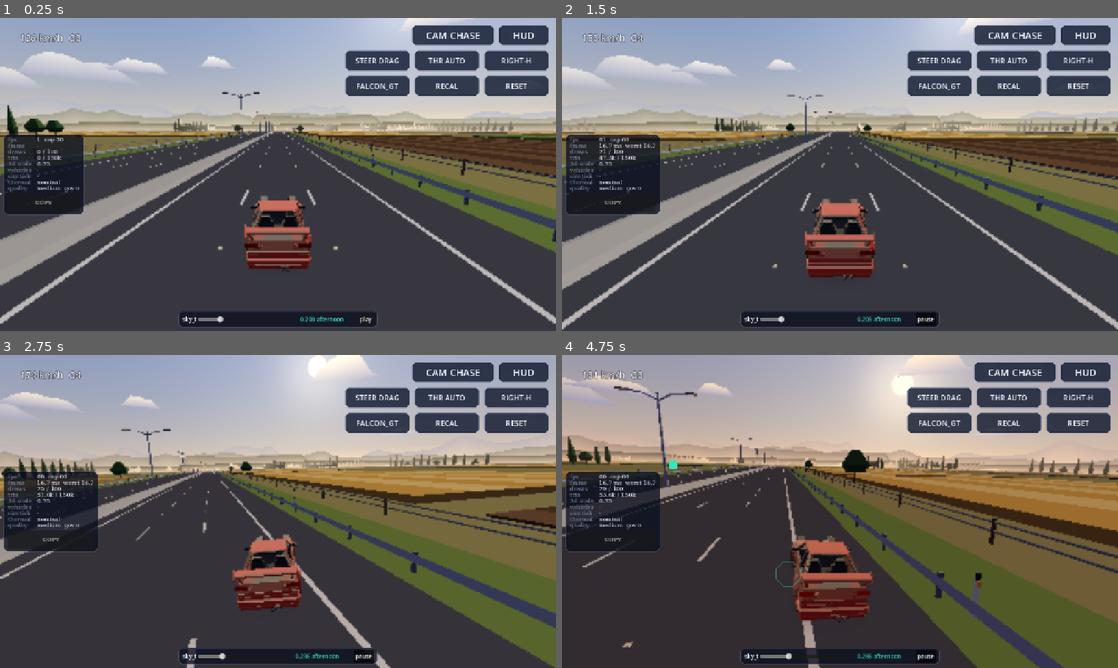
Above: before the commit, frames 1-4 (two rows, left to right).
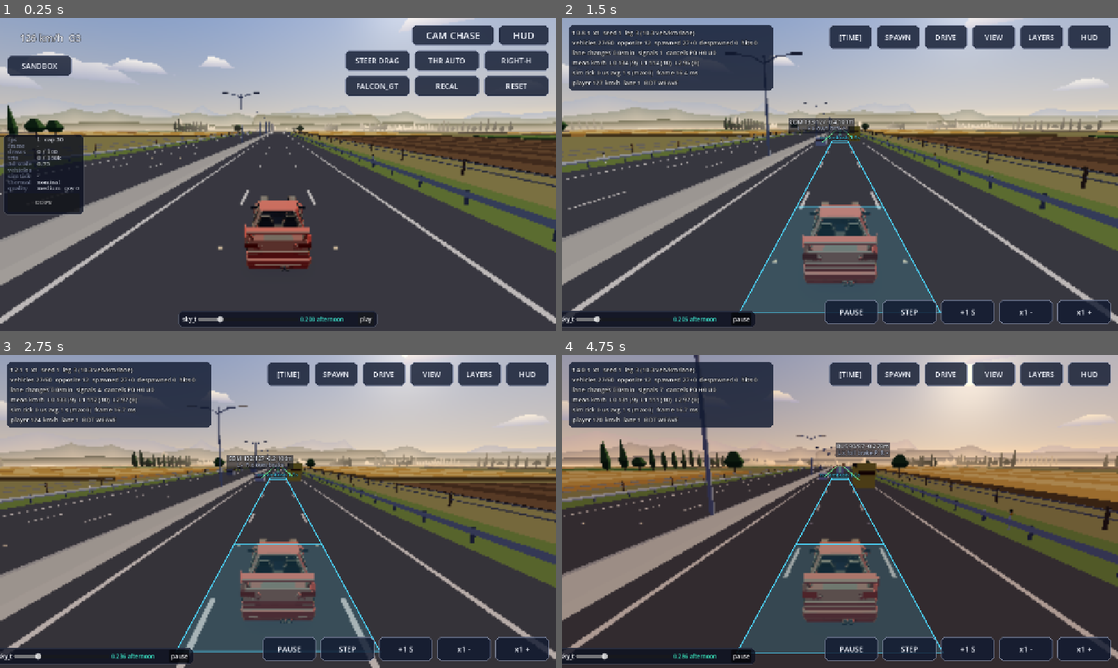
Above: after the commit, the same moments.

Repository: b3vet/westbound
Game: Godot game, scene res://src/dev/car_drive.tscn
The game is run twice, just before and just after one commit, with the same random seed, the same clock (stepped at 60 frames per second) and the same inputs.
Inputs (mouse positions are in pixels of both pictures, inside the frame that each line leads up to):
- Up to frame 1 (0.25 s): no input
- Up to frame 2 (1.5 s): click (600, 64) at 0.5 s, where only the run after the commit has a clickable "SANDBOX"; click "play" at 1.25 s
- Up to frame 3 (2.75 s): move the mouse to (400, 495) at 2.02 s; hold D (wb_steer_right) from 2.03 s (still down); tap Shift (wb_boost) at 2.1 s; click (400, 495) at 2.17 s
- Up to frame 4 (4.75 s): release D (wb_steer_right) at 2.75 s; drag from (728, 527) to (812, 574) at 2.77 s; move the mouse to (895, 442) at 3.52 s; hold D (wb_steer_right) 3.53-4.25 s; tap W (wb_gas) at 3.6 s; drag from (812, 574) to (673, 464) at 4.27 s

The runs differ from the first frame. In frame 1, 0.7% of the frame differs, in the area x 1-13%, y 12-19%; in frame 2, 44%; in frame 3, 61%; in frame 4, 68%, in the area x 0-100%, y 0-100%.

Commit message:
Web: open the traffic sandbox via ?scene=sandbox or the SANDBOX button
The web binary can't take scene-path arguments. car_drive switches to the
sandbox when the page URL has ?scene=sandbox (checked before any setup),
and gets a SANDBOX dev button; reload the plain URL to drive again.
Verified in headless Chromium.

Co-Authored-By: Claude Opus 5.5 <noreply@anthropic.com>
Claude-Session: https://claude.ai/code/session_01TcMqR19wW8umBNNS6QLcPv

Diff:
--- a/src/dev/car_drive.gd
+++ b/src/dev/car_drive.gd
@@ -9,7 +9,8 @@
 ## No traffic, collisions or scoring yet: leaving the carriageway resets the car.
 ##
 ## Dev buttons (DriveControls), top-right: CAM, HUD; STEER (drag/gyro),
-## THROTTLE (auto/manual), MIRROR; CAR, RECAL (gyro neutral), RESET.
+## THROTTLE (auto/manual), MIRROR; CAR, RECAL (gyro neutral), RESET; top-left SANDBOX
+## (the traffic sandbox; on web also `?scene=sandbox` in the URL, reload to come back).
 ## Keys: A/D steer, W gas (manual), S brake, Shift boost, C camera, backtick HUD.
 
 const CAR_PATHS: Array[String] = [
@@ -23,6 +24,7 @@
 const LAYOUT_BUTTON := Vector2(150.0, 48.0)
 const CAM_BUTTON := Vector2(190.0, 48.0)
 const FORGET_EVERY_M := 500.0
+const SANDBOX_SCENE := "res://src/traffic/dev/traffic_sandbox.tscn"
 
 @export var run_seed: int = 20260928
 
@@ -52,6 +54,13 @@
 
 
 func _ready() -> void:
+	# Web: `?scene=sandbox` in the page URL opens the traffic sandbox instead
+	# (browsers can't pass scene paths on the command line).
+	if OS.has_feature("web") and _url_scene() == "sandbox":
+		set_physics_process(false)
+		set_process(false)
+		_open_sandbox.call_deferred()
+		return
 	# After the car (0), before the camera rig (100): follow the car's new position.
 	process_physics_priority = 50
 	_tuning = Tuning.load_default()
@@ -206,9 +215,24 @@
 	_car_button = _controls.add_button(top_right, 2, "CAR", LAYOUT_BUTTON, _next_car, true)
 	_controls.add_button(top_right, 2, "RECAL", LAYOUT_BUTTON, _hub.recalibrate_gyro, true)
 	_controls.add_button(top_right, 2, "RESET", LAYOUT_BUTTON, func() -> void: _reset_car(_car.state.v), true)
+	_controls.add_button(DriveControls.Corner.TOP_LEFT, 1, "SANDBOX", LAYOUT_BUTTON, _open_sandbox, true)
 	_speed_label = _controls.add_label(DriveControls.Corner.TOP_LEFT, 0, 200.0)
 	add_child(_controls)
 	_refresh_buttons()
+
+
+func _open_sandbox() -> void:
+	get_tree().change_scene_to_file(SANDBOX_SCENE)
+
+
+static func _url_scene() -> String:
+	var query: Variant = JavaScriptBridge.eval("window.location.search", true)
+	if not (query is String):
+		return ""
+	for part: String in (query as String).trim_prefix("?").split("&"):
+		if part.begins_with("scene="):
+			return part.trim_prefix("scene=").to_lower()
+	return ""
 
 
 func _toggle_steering() -> void:
